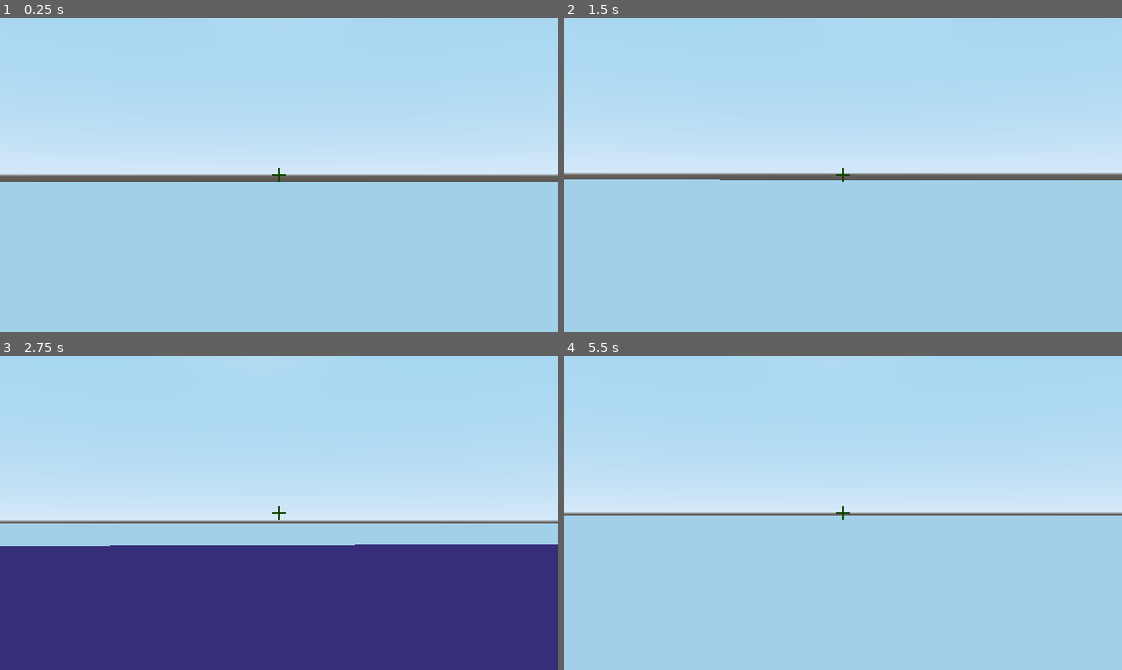
Above: before the commit, frames 1-4 (two rows, left to right).
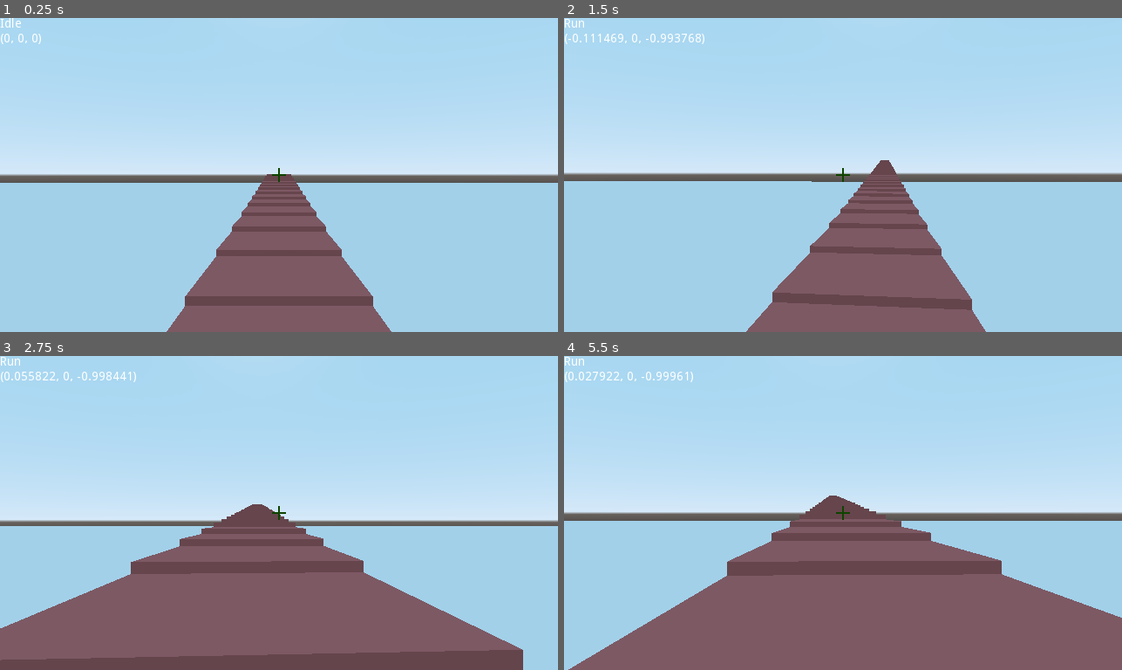
Above: after the commit, the same moments.

Repository: vitalya-dev/ProjectX
Game: Godot game, scene res://Level.tscn
Two runs of this game, one before a commit and one after it. Both use one fixed random seed, a clock stepped at 60 frames per second and the inputs below.
Inputs (mouse positions are in pixels of both pictures, inside the frame that each line leads up to):
- Up to frame 1 (0.25 s): no input
- Up to frame 2 (1.5 s): tap Enter at 0.5 s; move the mouse to (870, 175) at 0.52 s; hold C (crouch) 0.53-1.28 s; hold W (move_forward) from 0.53 s (still down); tap Space (jump) at 0.77 s; move the mouse to (815, 175) at 1.27 s; tap C (crouch) at 1.35 s
- Up to frame 3 (2.75 s): keep holding W (move_forward); tap Space (jump) at 1.52 s; move the mouse to (290, 506) at 2.02 s; hold C (crouch) from 2.03 s (still down)
- Up to frame 4 (5.5 s): keep holding W (move_forward); move the mouse to (837, 519) at 2.77 s; release C (crouch) at 2.78 s; tap C (crouch) at 2.85, 4.35 s; tap Space (jump) at 3.02, 3.77, 4.52 s; move the mouse to (887, 516) at 3.52 s; hold C (crouch) 3.53-4.28 s; move the mouse to (798, 509) at 4.27 s; move the mouse to (848, 513) at 5.02 s; hold C (crouch) from 5.03 s (still down)

The runs differ from the first frame. In frame 1, 12% of the frame differs, in the area x 0-100%, y 0-100%; in frame 2, 13%; in frame 3, 43%; in frame 4, 33%.

Commit message:
Working On.

Diff:
--- /dev/null
+++ b/Block.tscn
@@ -0,0 +1,21 @@
+[gd_scene load_steps=4 format=2]
+
+[sub_resource type="CubeMesh" id=1]
+
+[sub_resource type="SpatialMaterial" id=3]
+albedo_color = Color( 0.768627, 0.419608, 0.419608, 1 )
+
+[sub_resource type="BoxShape" id=2]
+
+[node name="Coub3" type="StaticBody"]
+__meta__ = {
+"_edit_group_": true
+}
+
+[node name="MeshInstance" type="MeshInstance" parent="."]
+mesh = SubResource( 1 )
+skeleton = NodePath("../..")
+material/0 = SubResource( 3 )
+
+[node name="CollisionShape" type="CollisionShape" parent="."]
+shape = SubResource( 2 )
--- /dev/null
+++ b/Level.gd
@@ -0,0 +1,28 @@
+extends Spatial
+
+
+# Declare member variables here. Examples:
+# var a = 2
+# var b = "text"
+
+
+# Called when the node enters the scene tree for the first time.
+func _ready():
+	var initial_block = preload("res://Block.tscn").instance()
+	initial_block.transform = $Player.transform
+	initial_block.translate(Vector3(0, -1.75, -1))
+	add_child(initial_block)
+	for i in range(500):
+		var block = preload("res://Block.tscn").instance()
+		block.transform = initial_block.transform
+		block.translate(Vector3(0, 0.1, -2))
+		add_child(block)
+		initial_block = block
+		yield(get_tree(), "idle_frame")
+
+
+
+
+# Called every frame. 'delta' is the elapsed time since the previous frame.
+#func _process(delta):
+#	pass
--- a/Level.tscn
+++ b/Level.tscn
@@ -1,18 +1,14 @@
-[gd_scene load_steps=6 format=2]
+[gd_scene load_steps=5 format=2]
 
 [ext_resource path="res://Player.tscn" type="PackedScene" id=1]
+[ext_resource path="res://Level.gd" type="Script" id=2]
 
 [sub_resource type="CubeMesh" id=1]
 
 [sub_resource type="BoxShape" id=2]
 
-[sub_resource type="SpatialMaterial" id=4]
-albedo_color = Color( 0.384314, 0.254902, 0.635294, 1 )
-
-[sub_resource type="SpatialMaterial" id=3]
-albedo_color = Color( 0.768627, 0.419608, 0.419608, 1 )
-
 [node name="Spatial" type="Spatial"]
+script = ExtResource( 2 )
 
 [node name="Player" parent="." instance=ExtResource( 1 )]
 transform = Transform( 1, 0, 0, 0, 1, 0, 0, 0, 1, -0.100456, -0.00144291, 7.83982 )
@@ -21,164 +17,9 @@
 transform = Transform( 124.535, 0, 0, 0, 1, 0, 0, 0, 78.5238, 0, -2, 0 )
 
 [node name="MeshInstance" type="MeshInstance" parent="Floor"]
-transform = Transform( 1, 0, 0, 0, 1, 0, 0, 0, 1, 0, 0, 0 )
 mesh = SubResource( 1 )
 skeleton = NodePath("../..")
 material/0 = null
 
 [node name="CollisionShape" type="CollisionShape" parent="Floor"]
 shape = SubResource( 2 )
-
-[node name="Coub2" type="StaticBody" parent="."]
-transform = Transform( 1, 0, 0, 0, 0.405285, -0.914191, 0, 0.914191, 0.405285, 0, -1.79138, 5 )
-__meta__ = {
-"_edit_group_": true
-}
-
-[node name="MeshInstance" type="MeshInstance" parent="Coub2"]
-mesh = SubResource( 1 )
-skeleton = NodePath("../..")
-material/0 = SubResource( 4 )
-
-[node name="CollisionShape" type="CollisionShape" parent="Coub2"]
-shape = SubResource( 2 )
-
-[node name="Coub3" type="StaticBody" parent="."]
-transform = Transform( 1, 0, 0, 0, 1, 0, 0, 0, 1, -0.0659034, -1.59414, 9.54943 )
-__meta__ = {
-"_edit_group_": true
-}
-
-[node name="MeshInstance" type="MeshInstance" parent="Coub3"]
-mesh = SubResource( 1 )
-skeleton = NodePath("../..")
-material/0 = SubResource( 3 )
-
-[node name="CollisionShape" type="CollisionShape" parent="Coub3"]
-shape = SubResource( 2 )
-
-[node name="Coub4" type="StaticBody" parent="."]
-transform = Transform( 1, 0, 0, 0, 1, 0, 0, 0, 1, -0.0659034, -1.30067, 10.7362 )
-__meta__ = {
-"_edit_group_": true
-}
-
-[node name="MeshInstance" type="MeshInstance" parent="Coub4"]
-mesh = SubResource( 1 )
-skeleton = NodePath("../..")
-material/0 = SubResource( 3 )
-
-[node name="CollisionShape" type="CollisionShape" parent="Coub4"]
-shape = SubResource( 2 )
-
-[node name="Coub5" type="StaticBody" parent="."]
-transform = Transform( 1, 0, 0, 0, 1, 0, 0, 0, 1, -0.0659034, -0.905141, 12.0116 )
-__meta__ = {
-"_edit_group_": true
-}
-
-[node name="MeshInstance" type="MeshInstance" parent="Coub5"]
-mesh = SubResource( 1 )
-skeleton = NodePath("../..")
-material/0 = SubResource( 3 )
-
-[node name="CollisionShape" type="CollisionShape" parent="Coub5"]
-shape = SubResource( 2 )
-
-[node name="Coub6" type="StaticBody" parent="."]
-transform = Transform( 1, 0, 0, 0, 1, 0, 0, 0, 1, -0.0659034, -0.590816, 13.11 )
-__meta__ = {
-"_edit_group_": true
-}
-
-[node name="MeshInstance" type="MeshInstance" parent="Coub6"]
-mesh = SubResource( 1 )
-skeleton = NodePath("../..")
-material/0 = SubResource( 3 )
-
-[node name="CollisionShape" type="CollisionShape" parent="Coub6"]
-shape = SubResource( 2 )
-
-[node name="Coub7" type="StaticBody" parent="."]
-transform = Transform( 1, 0, 0, 0, 1, 0, 0, 0, 1, -0.0659034, -0.284085, 14.2136 )
-__meta__ = {
-"_edit_group_": true
-}
-
-[node name="MeshInstance" type="MeshInstance" parent="Coub7"]
-mesh = SubResource( 1 )
-skeleton = NodePath("../..")
-material/0 = SubResource( 3 )
-
-[node name="CollisionShape" type="CollisionShape" parent="Coub7"]
-shape = SubResource( 2 )
-
-[node name="Coub8" type="StaticBody" parent="."]
-transform = Transform( 1, 0, 0, 0, 1, 0, 0, 0, 1, -0.0659034, -0.00236511, 15.539 )
-__meta__ = {
-"_edit_group_": true
-}
-
-[node name="MeshInstance" type="MeshInstance" parent="Coub8"]
-mesh = SubResource( 1 )
-skeleton = NodePath("../..")
-material/0 = SubResource( 3 )
-
-[node name="CollisionShape" type="CollisionShape" parent="Coub8"]
-shape = SubResource( 2 )
-
-[node name="Coub9" type="StaticBody" parent="."]
-transform = Transform( 1, 0, 0, 0, 1, 0, 0, 0, 1, -0.0659034, 0.284701, 16.7258 )
-__meta__ = {
-"_edit_group_": true
-}
-
-[node name="MeshInstance" type="MeshInstance" parent="Coub9"]
-mesh = SubResource( 1 )
-skeleton = NodePath("../..")
-material/0 = SubResource( 3 )
-
-[node name="CollisionShape" type="CollisionShape" parent="Coub9"]
-shape = SubResource( 2 )
-
-[node name="Coub10" type="StaticBody" parent="."]
-transform = Transform( 1, 0, 0, 0, 1, 0, 0, 0, 1, -0.0659034, 0.64086, 18.0012 )
-__meta__ = {
-"_edit_group_": true
-}
-
-[node name="MeshInstance" type="MeshInstance" parent="Coub10"]
-mesh = SubResource( 1 )
-skeleton = NodePath("../..")
-material/0 = SubResource( 3 )
-
-[node name="CollisionShape" type="CollisionShape" parent="Coub10"]
-shape = SubResource( 2 )
-
-[node name="Coub11" type="StaticBody" parent="."]
-transform = Transform( 1, 0, 0, 0, 1, 0, 0, 0, 1, -0.0659034, 0.997758, 19.0996 )
-__meta__ = {
-"_edit_group_": true
-}
-
-[node name="MeshInstance" type="MeshInstance" parent="Coub11"]
-mesh = SubResource( 1 )
-skeleton = NodePath("../..")
-material/0 = SubResource( 3 )
-
-[node name="CollisionShape" type="CollisionShape" parent="Coub11"]
-shape = SubResource( 2 )
-
-[node name="Coub12" type="StaticBody" parent="."]
-transform = Transform( 1, 0, 0, 0, 1, 0, 0, 0, 1, -0.0659034, 1.35652, 20.2032 )
-__meta__ = {
-"_edit_group_": true
-}
-
-[node name="MeshInstance" type="MeshInstance" parent="Coub12"]
-mesh = SubResource( 1 )
-skeleton = NodePath("../..")
-material/0 = SubResource( 3 )
-
-[node name="CollisionShape" type="CollisionShape" parent="Coub12"]
-shape = SubResource( 2 )
--- a/Player.gd
+++ b/Player.gd
@@ -8,16 +8,17 @@
 onready var a_player: AnimationPlayer = $AnimationPlayer
 onready var step_ray_lower: RayCast = $StepRayLower
 onready var step_ray_upper: RayCast = $StepRayUpper
+onready var debug : Label = $Debug as Label
 
 func _ready():
 	Input.set_mouse_mode(Input.MOUSE_MODE_CAPTURED)
 
 
 
-#func _process(delta):
-#	if Engine.get_frames_per_second() > Engine.iterations_per_second:
-#		print("Jitter")
-#
+func _process(delta):
+	debug.text = $StateMachine.state.name + "\n"
+	debug.text += str($StateMachine/Move.move)
+
 #func _physics_process(delta):
 #	if is_on_floor():
 #		snap = -get_floor_normal()
--- a/Player.tscn
+++ b/Player.tscn
@@ -52,6 +52,30 @@
 "update": 0,
 "values": [ Vector3( 0.5, 0.5, 0.63 ), Vector3( 0.5, 0.5054, 0.37185 ) ]
 }
+tracks/3/type = "value"
+tracks/3/path = NodePath("StepRayLower:translation")
+tracks/3/interp = 1
+tracks/3/loop_wrap = true
+tracks/3/imported = false
+tracks/3/enabled = true
+tracks/3/keys = {
+"times": PoolRealArray( 0, 0.1 ),
+"transitions": PoolRealArray( 1, 1 ),
+"update": 0,
+"values": [ Vector3( 0, -0.840473, 0 ), Vector3( 0, -0.521934, 0 ) ]
+}
+tracks/4/type = "value"
+tracks/4/path = NodePath("StepRayUpper:translation")
+tracks/4/interp = 1
+tracks/4/loop_wrap = true
+tracks/4/imported = false
+tracks/4/enabled = true
+tracks/4/keys = {
+"times": PoolRealArray( 0, 0.1 ),
+"transitions": PoolRealArray( 1, 1 ),
+"update": 0,
+"values": [ Vector3( 0, -0.682424, 0 ), Vector3( 0, -0.363884, 0 ) ]
+}
 
 [sub_resource type="Animation" id=4]
 length = 0.001
@@ -115,9 +139,38 @@
 "update": 0,
 "values": [ Vector3( 0.5, 0.5, 0.63 ) ]
 }
+tracks/5/type = "value"
+tracks/5/path = NodePath("StepRayLower:translation")
+tracks/5/interp = 1
+tracks/5/loop_wrap = true
+tracks/5/imported = false
+tracks/5/enabled = true
+tracks/5/keys = {
+"times": PoolRealArray( 0 ),
+"transitions": PoolRealArray( 1 ),
+"update": 0,
+"values": [ Vector3( 0, -0.840473, 0 ) ]
+}
+tracks/6/type = "value"
+tracks/6/path = NodePath("StepRayUpper:translation")
+tracks/6/interp = 1
+tracks/6/loop_wrap = true
+tracks/6/imported = false
+tracks/6/enabled = true
+tracks/6/keys = {
+"times": PoolRealArray( 0 ),
+"transitions": PoolRealArray( 1 ),
+"update": 0,
+"values": [ Vector3( 0, -0.682424, 0 ) ]
+}
 
 [node name="Player" type="KinematicBody"]
 script = ExtResource( 3 )
+
+[node name="Debug" type="Label" parent="."]
+anchor_right = 1.0
+margin_bottom = 57.0
+text = "Debug"
 
 [node name="CollisionShape" type="CollisionShape" parent="."]
 transform = Transform( 1, 0, 0, 0, -4.37114e-08, -1, 0, 1, -4.37114e-08, 0, 0, 0 )
@@ -134,7 +187,7 @@
 [node name="Camera" type="Camera" parent="Head"]
 fov = 45.0
 
-[node name="TextureRect" type="TextureRect" parent="Head/Camera"]
+[node name="Crosshair" type="TextureRect" parent="Head/Camera"]
 anchor_left = 0.5
 anchor_top = 0.5
 anchor_right = 0.5
@@ -166,11 +219,11 @@
 anims/RESET = SubResource( 4 )
 
 [node name="StepRayLower" type="RayCast" parent="."]
-transform = Transform( 1, 0, 0, 0, 1, 0, 0, 0, 1, 0, -0.843552, 0 )
+transform = Transform( 1, 0, 0, 0, 1, 0, 0, 0, 1, 0, -0.840473, 0 )
 enabled = true
 cast_to = Vector3( 0, 0, -0.5 )
 
 [node name="StepRayUpper" type="RayCast" parent="."]
-transform = Transform( 1, 0, 0, 0, 1, 0, 0, 0, 1, 0, -0.5562, 0 )
+transform = Transform( 1, 0, 0, 0, 1, 0, 0, 0, 1, 0, -0.682424, 0 )
 enabled = true
 cast_to = Vector3( 0, 0, -0.7 )
--- a/State Machine/PlayerIdle.gd
+++ b/State Machine/PlayerIdle.gd
@@ -15,7 +15,6 @@
 
 func unhandled_input(event: InputEvent) -> void:
 	_parent.unhandled_input(event)
-
 
 
 func process(delta: float) -> void:
--- a/State Machine/PlayerMove.gd
+++ b/State Machine/PlayerMove.gd
@@ -44,13 +44,16 @@
 
 	if move.length_squared() > 0:
 		move = move.normalized()
-	player.move_and_slide_with_snap(move * speed + fall, snap, Vector3.UP)
-	_step_climb(delta)
+		player.move_and_slide_with_snap(move * speed + fall, snap, Vector3.UP)
+		_step_climb(delta)
+	if fall.length_squared() > 0:
+		player.move_and_slide_with_snap(fall, snap, Vector3.UP)
+
 
 func _step_climb(delta):
 	if player.step_ray_lower.is_colliding():
 		if !player.step_ray_upper.is_colliding():
-			player.move_and_collide(Vector3.UP * delta)
+			player.move_and_collide(Vector3.UP * delta * 2)
 
 func enter(msg: Dictionary = {}) -> void:
 	return
